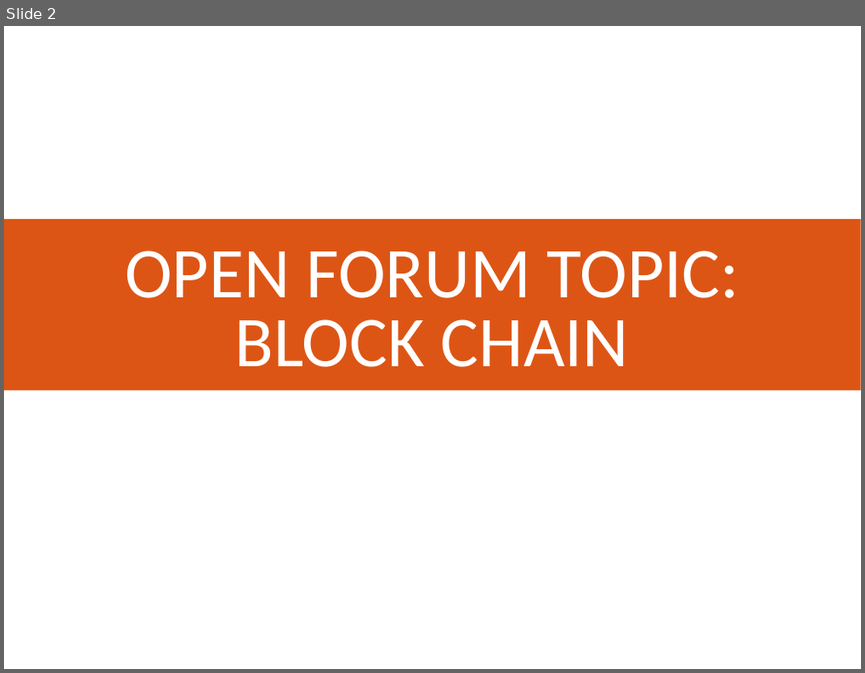
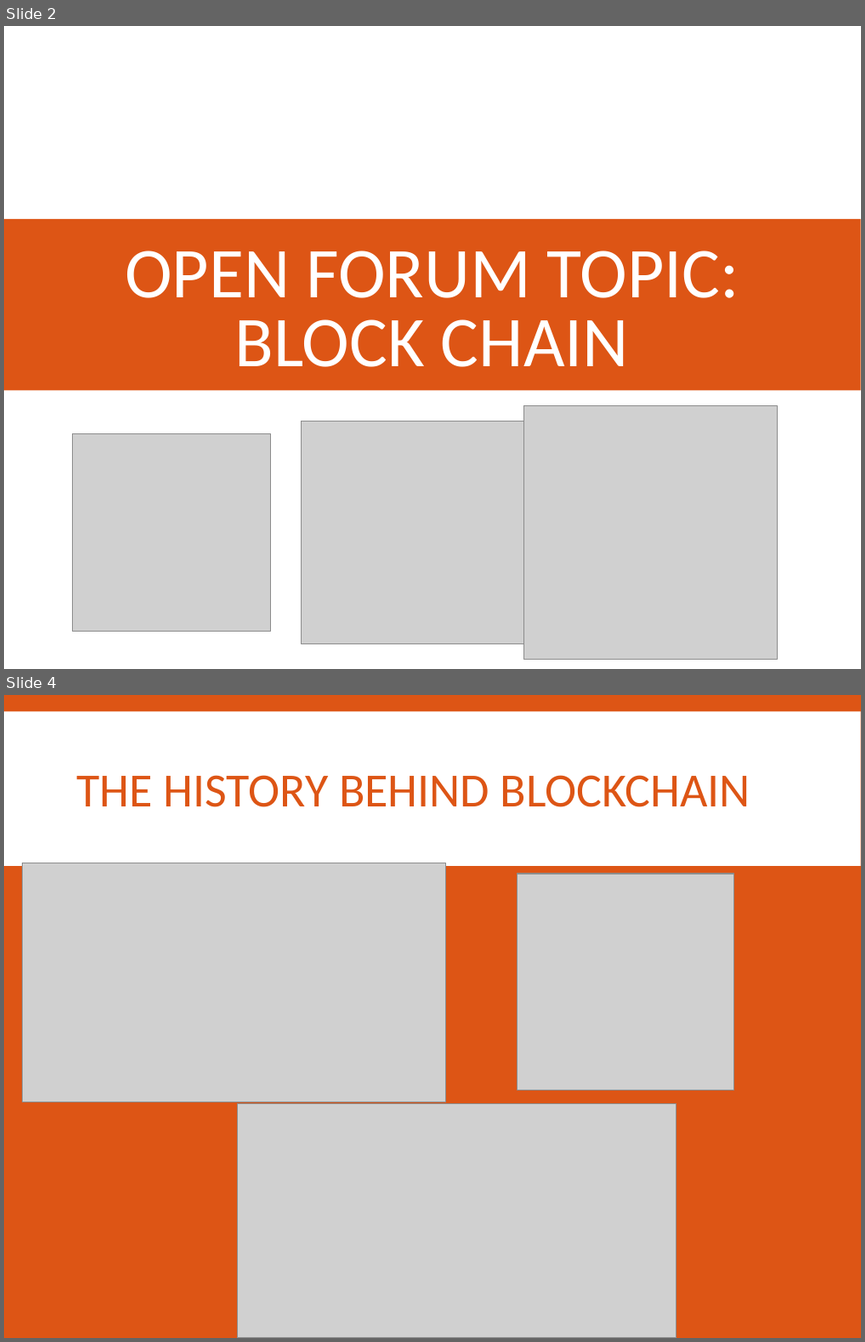
Before and after one commit to SPARC-Auburn/Documents, a slide deck: Presentations and Meeting Notes/2017-2018/Forum Topics/Block-Chain.pptx. Shown one above the other, each under a label of ours: slide 2 before the commit, slides 2 and 4 after it; the slides between them are not shown. The pictures are 865x673 and 865x1342 pixels, drawn with LibreOffice and Linux fonts; fonts in the diff are those of the drawing; grey boxes stand for pictures. Boxes give left, top, right and bottom in pixels: in the first picture for what was removed or moved away, otherwise in the second. Text is boxed around its words. In the diff, an @@ line names an element or a change of style, - is before the commit and + after.

```diff
--- a/Presentations and Meeting Notes/2017-2018/Forum Topics/Block-Chain.pptx
+++ b/Presentations and Meeting Notes/2017-2018/Forum Topics/Block-Chain.pptx
@@ slide 4 added at <box>4,695,861,1338</box>, background #DD5515 @@
@@ rectangle added at <box>4,711,861,866</box>, fill #FFFFFF @@
@@ title added at <box>77,775,750,807</box>, 40 pt, text #DD5515 @@
+THE HISTORY BEHIND BLOCKCHAIN
@@ picture added at <box>22,863,446,1101</box> @@
@@ picture added at <box>517,873,734,1090</box> @@
@@ picture added at <box>237,1104,676,1338</box> @@
@@ slide 2 changed as well @@
@@ picture added at <box>524,406,777,658</box> @@
@@ picture added at <box>73,433,270,631</box> @@
@@ picture added at <box>302,421,524,644</box> @@
```
Also in this commit, not shown: 1 other slide changed, 16 other slides added, 6 other files.
